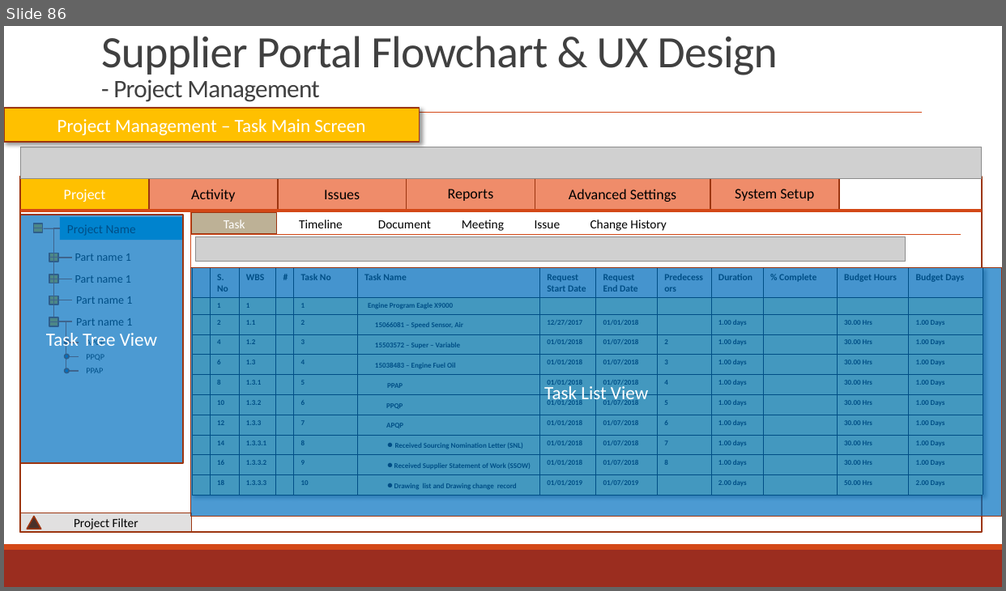
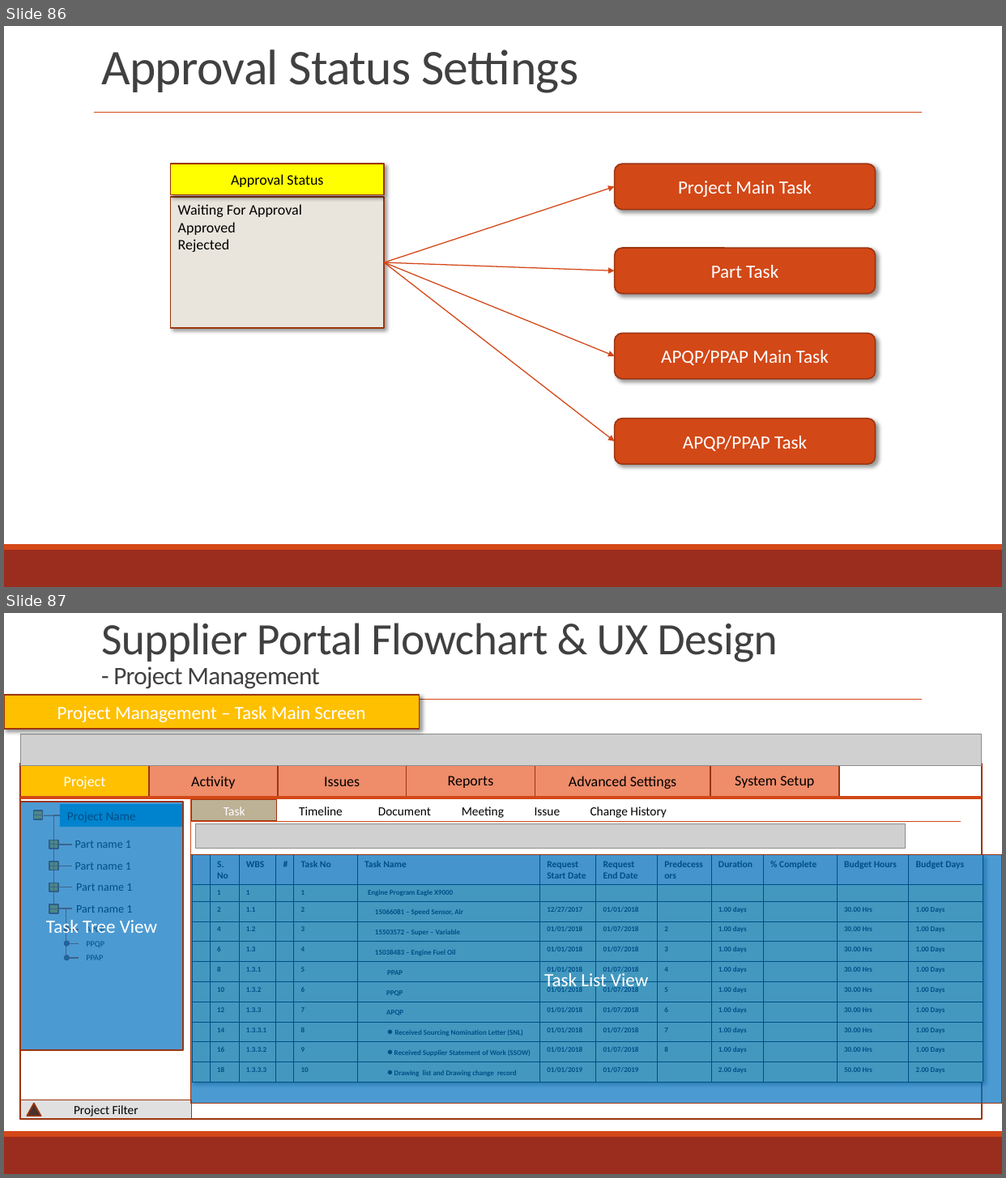
Before and after one commit to zyw9963/YFVE-supplier-portal, a slide deck: projects/YanFeng/02 System Design/User Stories/Flowcharts/Supplier FlowCharts & UX.pptx. Shown one above the other, each under a label of ours: slide 86 before the commit, slides 86 and 87 after it. The pictures are 1006x591 and 1006x1178 pixels, drawn with LibreOffice and Linux fonts; fonts in the diff are those of the drawing; grey boxes stand for pictures. Boxes give left, top, right and bottom in pixels: in the first picture for what was removed or moved away, otherwise in the second. Text is boxed around its words. In the diff, an @@ line names an element or a change of style, - is before the commit and + after.

```diff
--- a/projects/YanFeng/02 System Design/User Stories/Flowcharts/Supplier FlowCharts & UX.pptx
+++ b/projects/YanFeng/02 System Design/User Stories/Flowcharts/Supplier FlowCharts & UX.pptx
@@ slide 86 added at [4,26,1002,587], background #FFFFFF; not listed: 3 template elements that a slide beside it also shows @@
@@ title added at [101,49,578,93], 48 pt, text #404040 @@
+Approval Status Settings
@@ rectangle added at [94,152,922,182], fill #FFFFFF, outline #FFFFFF 1.25 pt @@
@@ rectangle added at [171,164,385,195], fill #FFFF00, outline #9C3511 1.25 pt, 14 pt, text #000000 @@
+Approval Status
@@ rounded rectangle added at [615,164,876,209], fill #D34817, outline #9C3511 1.25 pt, 18 pt, text #FFFFFF @@
+Project Main Task
@@ arrow added from (385, 263) to (615, 187), #D34817 1 pt @@
@@ rectangle added at [171,198,385,328], fill #E9E5DC, outline #9C3511 1.25 pt, 14 pt, text #000000 @@
+Waiting For Approval
+Approved
+Rejected
@@ arrow added from (385, 263) to (615, 271), #D34817 1 pt @@
@@ arrow added from (385, 263) to (615, 356), #D34817 1 pt @@
@@ arrow added from (385, 263) to (615, 442), #D34817 1 pt @@
@@ rounded rectangle added at [615,248,876,294], fill #D34817, outline #9C3511 1.25 pt, 18 pt, text #FFFFFF @@
+Part Task
@@ rounded rectangle added at [615,334,876,379], fill #D34817, outline #9C3511 1.25 pt, 18 pt, text #FFFFFF @@
+APQP/PPAP Main Task
@@ rounded rectangle added at [615,419,876,465], fill #D34817, outline #9C3511 1.25 pt, 18 pt, text #FFFFFF @@
+APQP/PPAP Task
@@ what was slide 86 is now slide 87 @@
```
Also in this commit, not shown: 4 slides changed, 1 other slide added, 2 other files.
